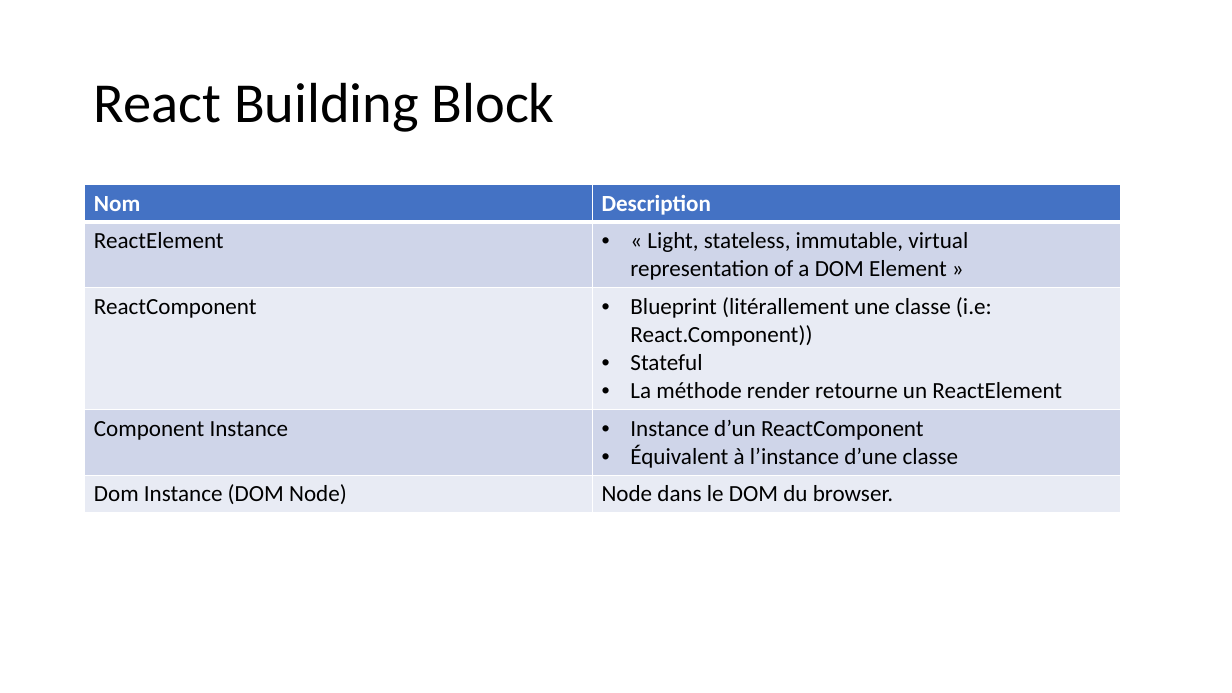
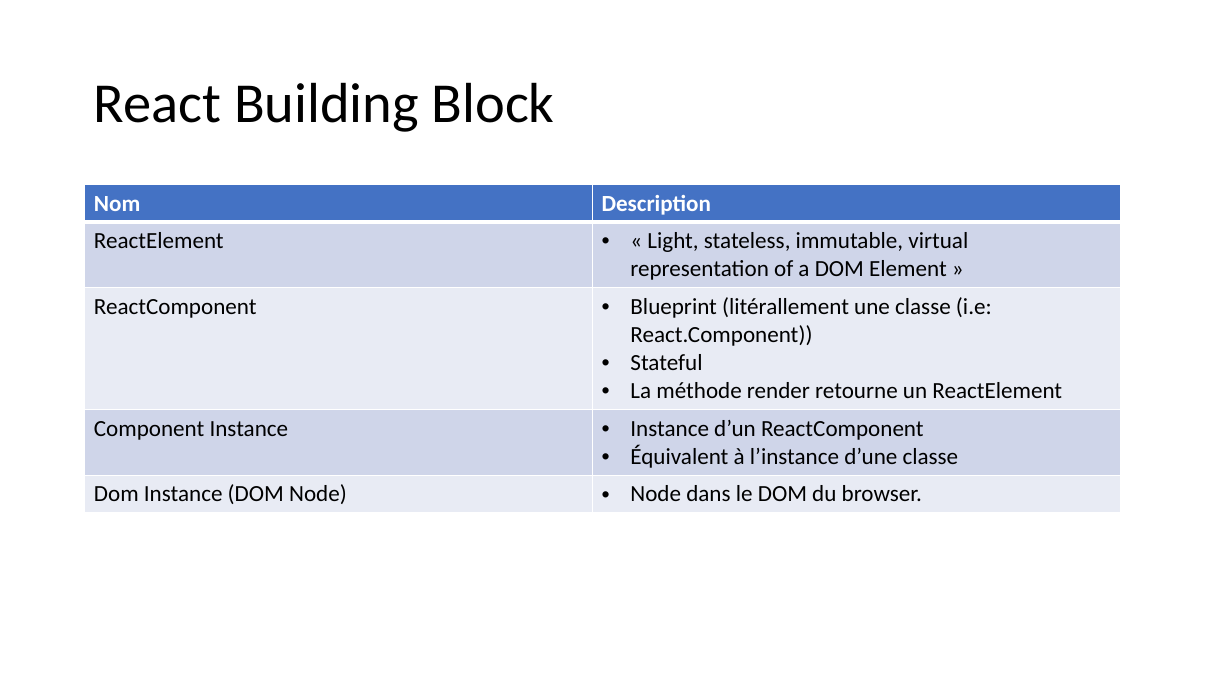
Before and after one commit to samuelgaudreau/formation-front-end-3, a slide deck: slide 4 of part-2/React-Perfo.pptx. Drawn at 1232x693 pixels with LibreOffice and Linux fonts; fonts in the diff are those of the drawing. Boxes give left, top, right and bottom in pixels: in the first picture for what was removed or moved away, otherwise in the second. Text is boxed around its words. In the diff, an @@ line names an element or a change of style, - is before the commit and + after.

```diff
--- a/part-2/React-Perfo.pptx
+++ b/part-2/React-Perfo.pptx
@@ table at (x1=85, y1=185, x2=1121, y2=509) @@
@@ bullet none to • @@
```
Also in this commit, not shown: 1 other slide changed, 10 slides added, 13 other files.
